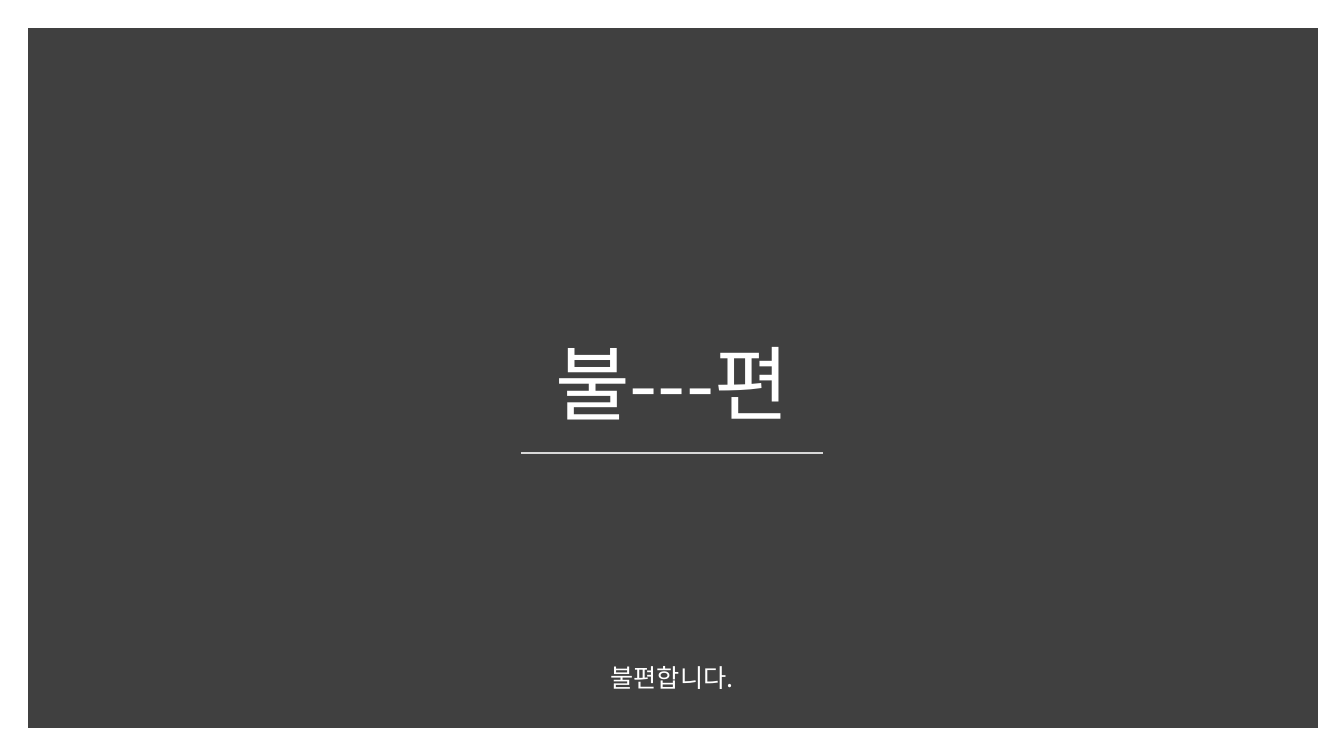
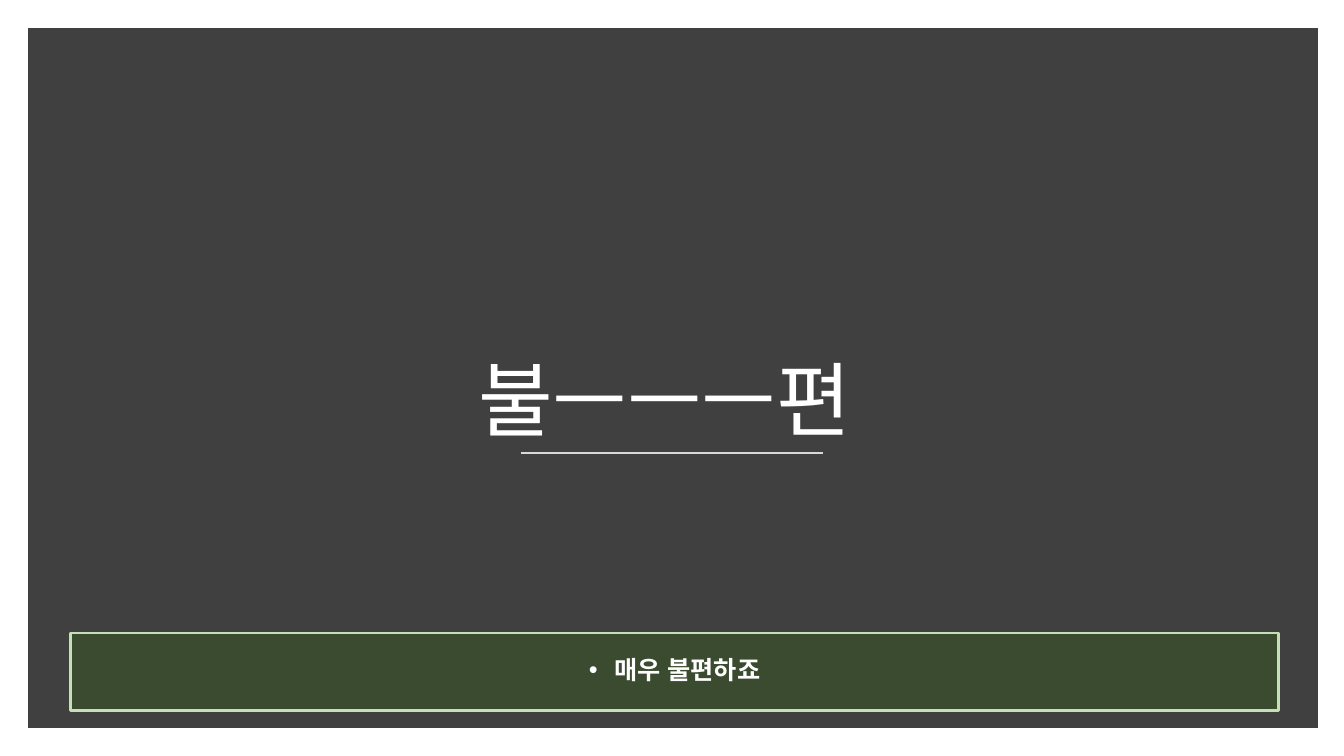
Before and after one commit to kookmin-sw/2018-cap1-14, a slide deck: slide 7 of doc/reports/캡스톤 1차 발표 자료.pptx. Drawn at 1344x756 pixels with LibreOffice and Linux fonts; fonts in the diff are those of the drawing. Boxes give left, top, right and bottom in pixels: in the first picture for what was removed or moved away, otherwise in the second. Text is boxed around its words. In the diff, an @@ line names an element or a change of style, - is before the commit and + after.

```diff
--- a/doc/reports/캡스톤 1차 발표 자료.pptx
+++ b/doc/reports/캡스톤 1차 발표 자료.pptx
@@ title at [478, 363, 851, 436]: text changed @@
-불---편
+불ㅡㅡㅡ편
@@ rectangle added at [71, 633, 1279, 711], fill #385723 at 52% opacity, outline #C5E0B4 2 pt, 18 pt, text #FFFFFF, bold @@
+• 매우 불편하죠
@@ text removed at [611, 666, 734, 689] @@
-불편합니다.
```
Also in this commit, not shown: 17 other slides changed, 5 slides added, 2 slides removed, 6 other files.
